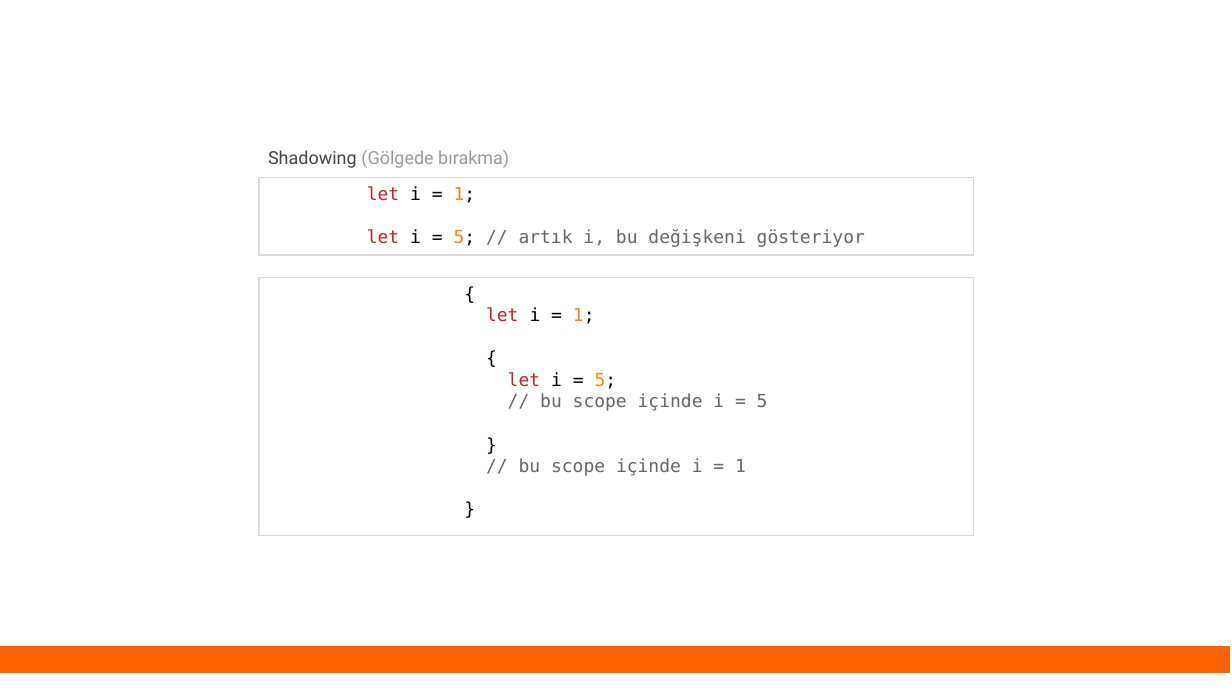
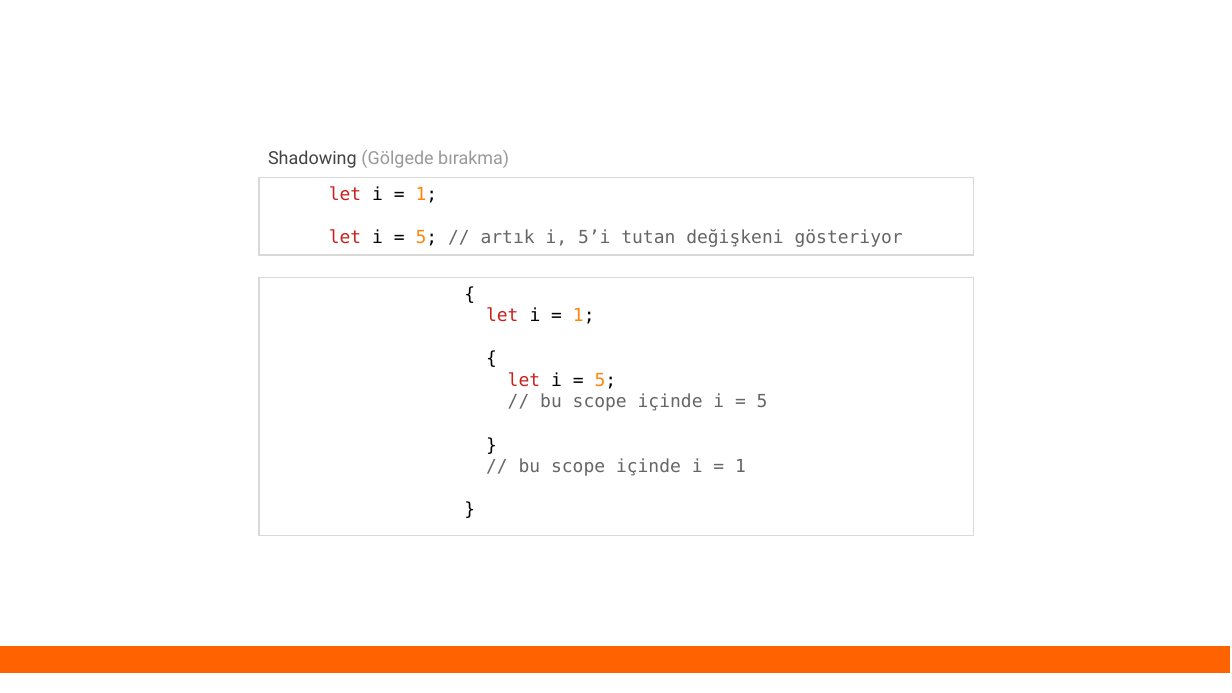
Before and after one commit to eminfedar/rust-tr-ders-slaytlari, a slide deck: slide 15 of rust_egitim_1_giris.odp. Drawn at 1232x693 pixels with LibreOffice and Linux fonts; fonts in the diff are those of the drawing. Boxes give left, top, right and bottom in pixels: in the first picture for what was removed or moved away, otherwise in the second. Text is boxed around its words. In the diff, an @@ line names an element or a change of style, - is before the commit and + after.

```diff
--- a/rust_egitim_1_giris.odp
+++ b/rust_egitim_1_giris.odp
@@ text in rectangle at <box>329,229,903,247</box>: text changed @@
-let i = 5; // artık i, bu değişkeni gösteriyor
+let i = 5; // artık i, 5’i tutan değişkeni gösteriyor
```
Also in this commit, not shown: 9 other slides changed, 5 slides added, 1 slide removed, 5 other files.
